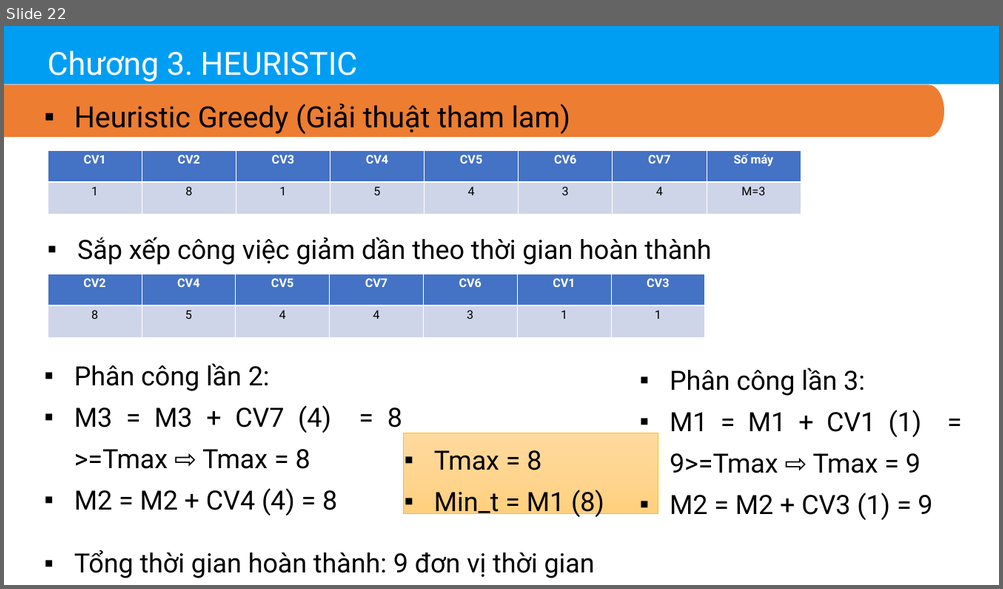
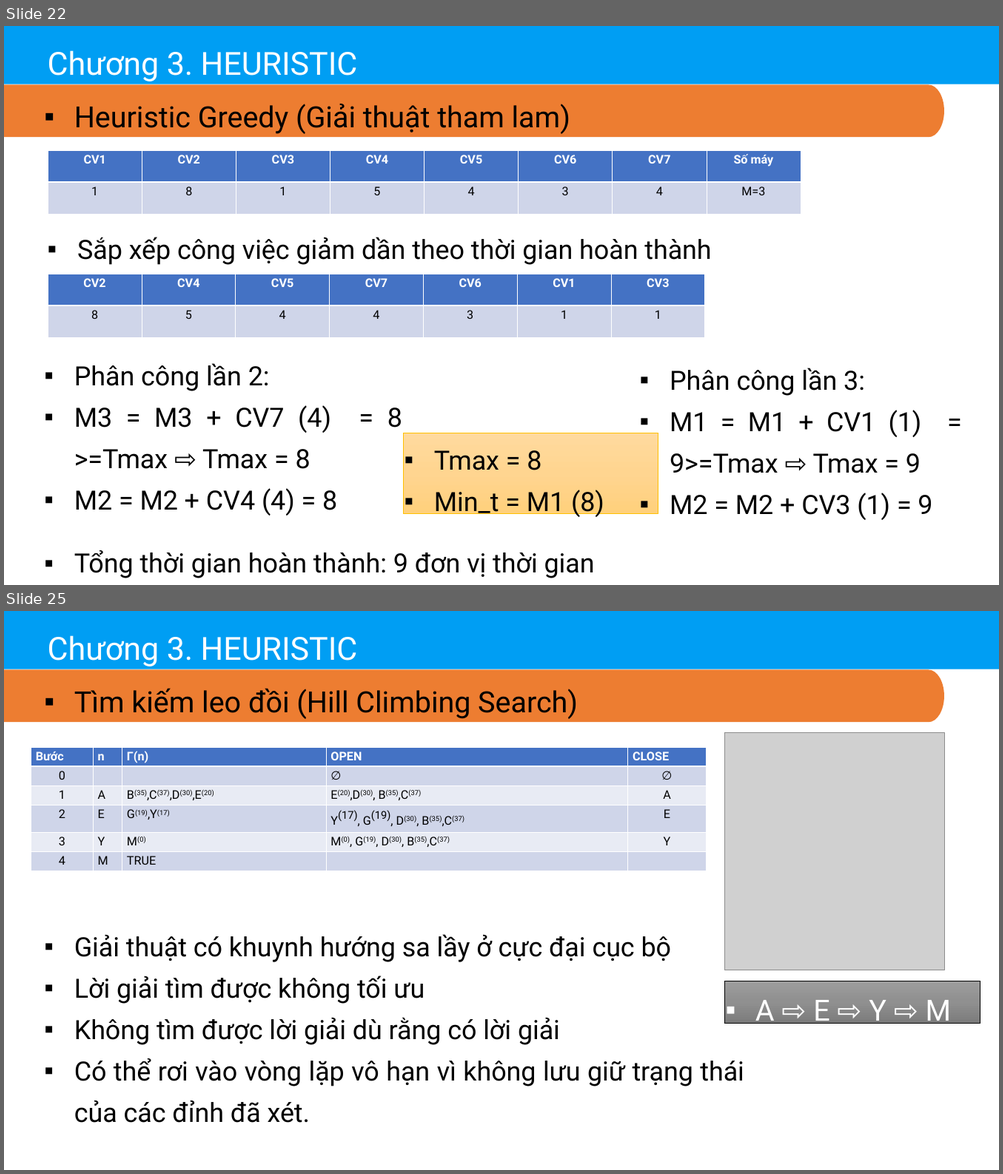
Before and after one commit to thinhdoanvu/AI, a slide deck: Slides/Chuong3_Heutistic.pptx. Shown one above the other, each under a label of ours: slide 22 before the commit, slides 22 and 25 after it; the slides between them are not shown. The pictures are 1003x589 and 1003x1174 pixels, drawn with LibreOffice and Linux fonts; fonts in the diff are those of the drawing; grey boxes stand for pictures. Boxes give left, top, right and bottom in pixels: in the first picture for what was removed or moved away, otherwise in the second. Text is boxed around its words. In the diff, an @@ line names an element or a change of style, - is before the commit and + after.

```diff
--- a/Slides/Chuong3_Heutistic.pptx
+++ b/Slides/Chuong3_Heutistic.pptx
@@ slide 25 added at (4,611,999,1170), background #FFFFFF @@
@@ freeform shape added at (4,611,999,669), fill #009EF3 @@
@@ text added at (48,635,358,667), 48 pt, text #FFFFFF @@
+Chương 3. HEURISTIC
@@ freeform shape added at (4,670,944,722), fill #ED7D31 @@
@@ text added at (74,688,578,719), 44 pt, text #000000 @@
+▪ Tìm kiếm leo đồi (Hill Climbing Search)
@@ picture added at (725,733,944,970) @@
@@ table added at (31,747,706,911), 6 rows, 5 columns @@
+Bước | n | Γ(n) | OPEN | CLOSE
+0 |  |  | ∅ | ∅
+1 | A | B(35),C(37),D(30),E(20) | E(20),D(30), B(35),C(37) | A
+2 | E | G(19),Y(17) | Y(17), G(19), D(30), B(35),C(37) | E
+3 | Y | M(0) | M(0), G(19), D(30), B(35),C(37) | Y
+4 | M | TRUE |  | 
@@ text added at (74,934,744,1123), 40 pt, text #000000 @@
+▪ Giải thuật có khuynh hướng sa lầy ở cực đại cục bộ
+▪ Lời giải tìm được không tối ưu
+▪ Không tìm được lời giải dù rằng có lời giải
+▪ Có thể rơi vào vòng lặp vô hạn vì không lưu giữ trạng thái của các đỉnh đã xét.
@@ rectangle added at (725,981,979,1023), fill gradient #9D9D9D to #909090 to #7C7C7C, outline #000000 0.5 pt, 44 pt, text #FFFFFF @@
+▪ A ⇨ E ⇨ Y ⇨ M
```
Also in this commit, not shown: 6 other slides added, 3 other files.
